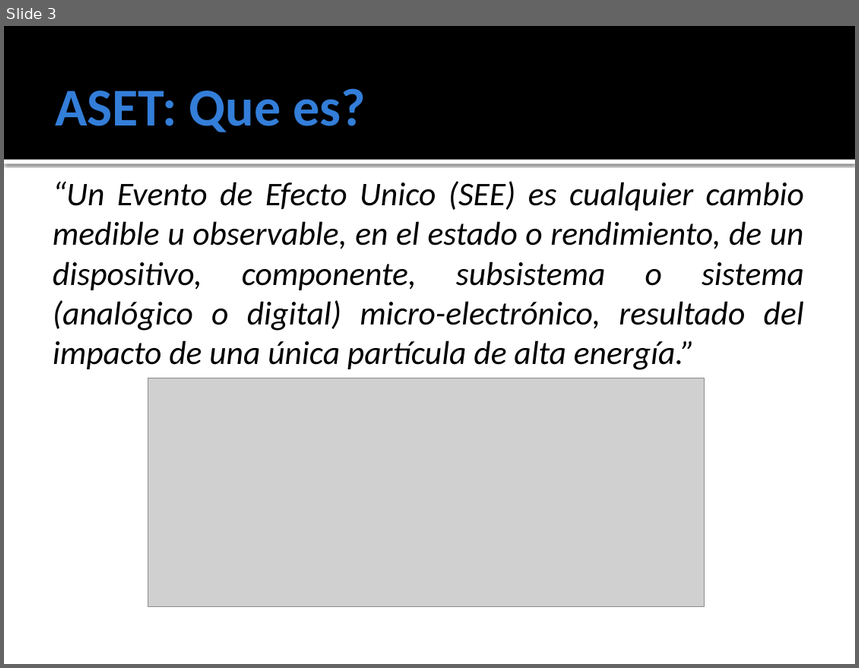
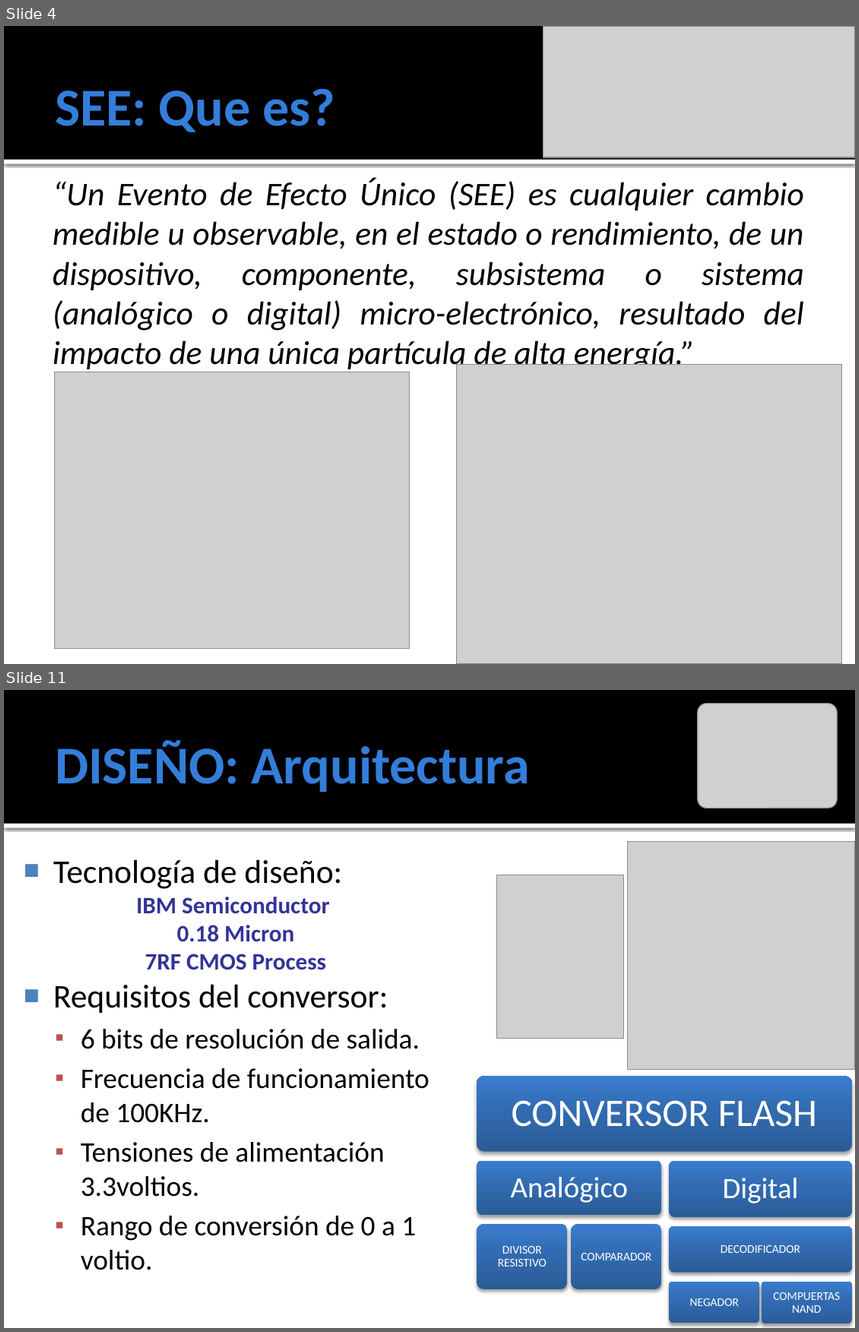
Before and after one commit to ginotkj/fiocs, a slide deck: Documentation/Documentacion/PRESENTACION.pptx. Shown one above the other, each under a label of ours: slide 3 before the commit, slides 4 and 11 after it; the slides between them are not shown. The pictures are 859x668 and 859x1332 pixels, drawn with LibreOffice and Linux fonts; fonts in the diff are those of the drawing; grey boxes stand for pictures. Boxes give left, top, right and bottom in pixels: in the first picture for what was removed or moved away, otherwise in the second. Text is boxed around its words. In the diff, an @@ line names an element or a change of style, - is before the commit and + after.

```diff
--- a/Documentation/Documentacion/PRESENTACION.pptx
+++ b/Documentation/Documentacion/PRESENTACION.pptx
@@ slide 11 added at [4, 690, 855, 1328], background #FFFFFF; not listed: 2 template elements that a slide beside it also shows @@
@@ picture added at [698, 704, 837, 809] @@
@@ title added at [55, 740, 530, 792], 45 pt, text #337ED9, bold @@
+DISEÑO: Arquitectura
@@ picture added at [627, 841, 855, 1070] @@
@@ text added at [53, 859, 430, 1271], 24 pt, text #000000 @@
+■ Tecnología de diseño:
+IBM Semiconductor
+0.18 Micron
+7RF CMOS Process
+■ Requisitos del conversor:
+  ▪ 6 bits de resolución de salida.
+  ▪ Frecuencia de funcionamiento de 100KHz.
+  ▪ Tensiones de alimentación 3.3voltios.
+  ▪ Rango de conversión de 0 a 1 voltio.
@@ picture added at [496, 875, 623, 1039] @@
@@ group added at [477, 1076, 853, 1324]: 8 rounded rectangles, 8 texts @@
+CONVERSOR FLASH
+Analógico
+DIVISOR RESISTIVO
+COMPARADOR
+Digital
+DECODIFICADOR
+NEGADOR
+COMPUERTAS NAND
@@ what was slide 3 is now slide 4 @@
@@ slide 4 changed as well @@
@@ picture added at [544, 26, 855, 158] @@
@@ title at [55, 88, 335, 132]: text changed @@
-ASET: Que es?
+SEE: Que es?
@@ text at [53, 178, 804, 373]: text changed @@
-“Un Evento de Efecto Unico (SEE) es cualquier cambio medible u observable, en el estado o rendimiento, de un dispositivo, componente, subsistema o sistema (analógico o digital) micro-electrónico, resultado del impacto de una única partícula de alta energía.”
+“Un Evento de Efecto Único (SEE) es cualquier cambio medible u observable, en el estado o rendimiento, de un dispositivo, componente, subsistema o sistema (analógico o digital) micro-electrónico, resultado del impacto de una única partícula de alta energía.”
@@ picture added at [456, 365, 842, 664] @@
@@ picture added at [54, 372, 409, 648] @@
@@ picture removed at [148, 379, 705, 607] @@
```
Also in this commit, not shown: 4 other slides changed, 9 other slides added, 10 slides removed.
